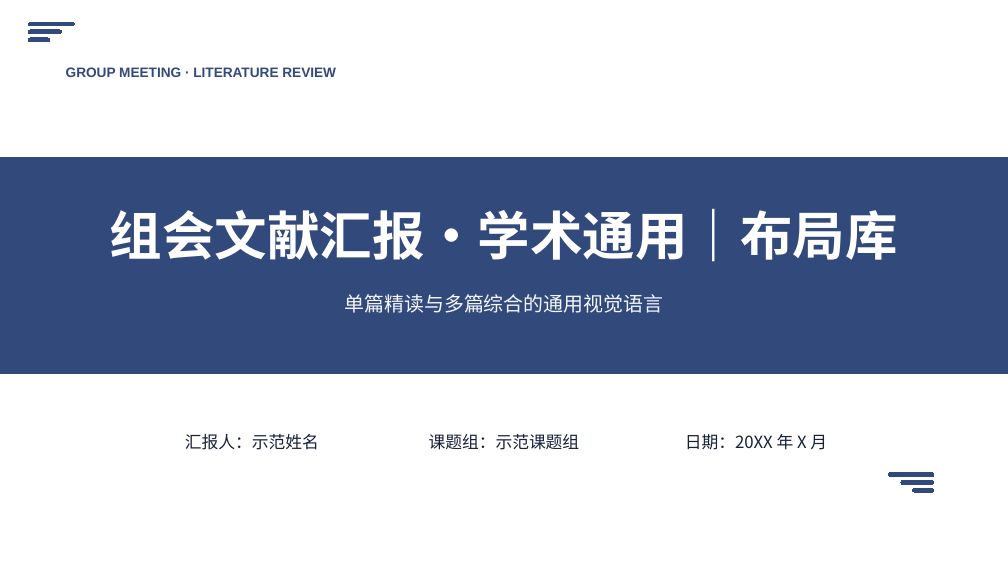
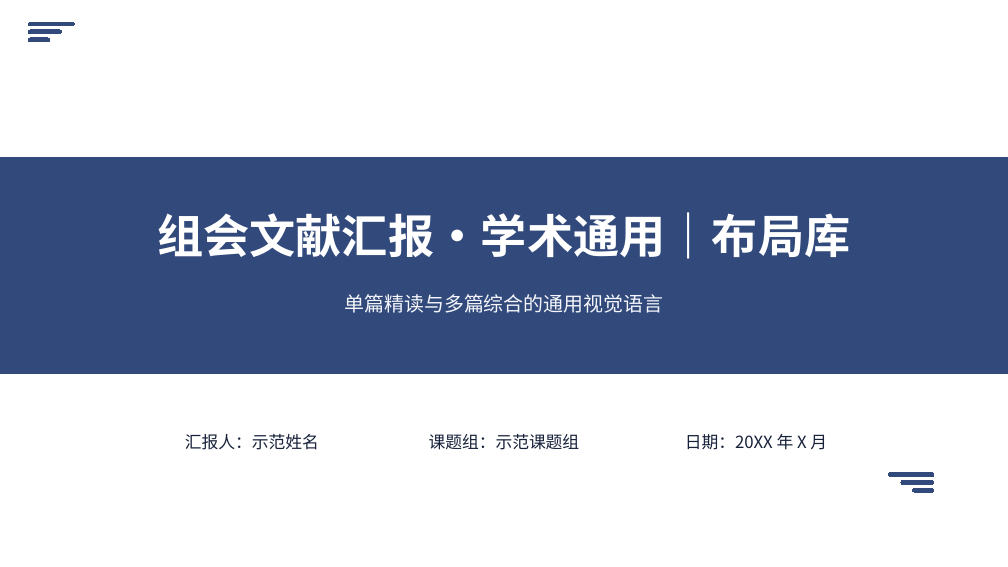
Before and after one commit to SciToolsmith/academic-slides, a slide deck: slide 1 of assets/group-meeting-literature-universal/layout-library.pptx. Drawn at 1008x567 pixels with LibreOffice and Linux fonts; fonts in the diff are those of the drawing. Boxes give left, top, right and bottom in pixels: in the first picture for what was removed or moved away, otherwise in the second. Text is boxed around its words. In the diff, an @@ line names an element or a change of style, - is before the commit and + after.

Commit message:
feat: optimize single-paper group meeting workflow (#7)

```diff
--- a/assets/group-meeting-literature-universal/layout-library.pptx
+++ b/assets/group-meeting-literature-universal/layout-library.pptx
@@ text removed at (66, 67, 336, 77) @@
-GROUP MEETING · LITERATURE REVIEW
@@ text "组会文献汇报·学术通用｜布局库" at (157, 212, 850, 259): size 50 to 44 pt @@
```
Also in this commit, not shown: 28 other slides changed, 1 slide added, 1 slide removed, 27 other files.
